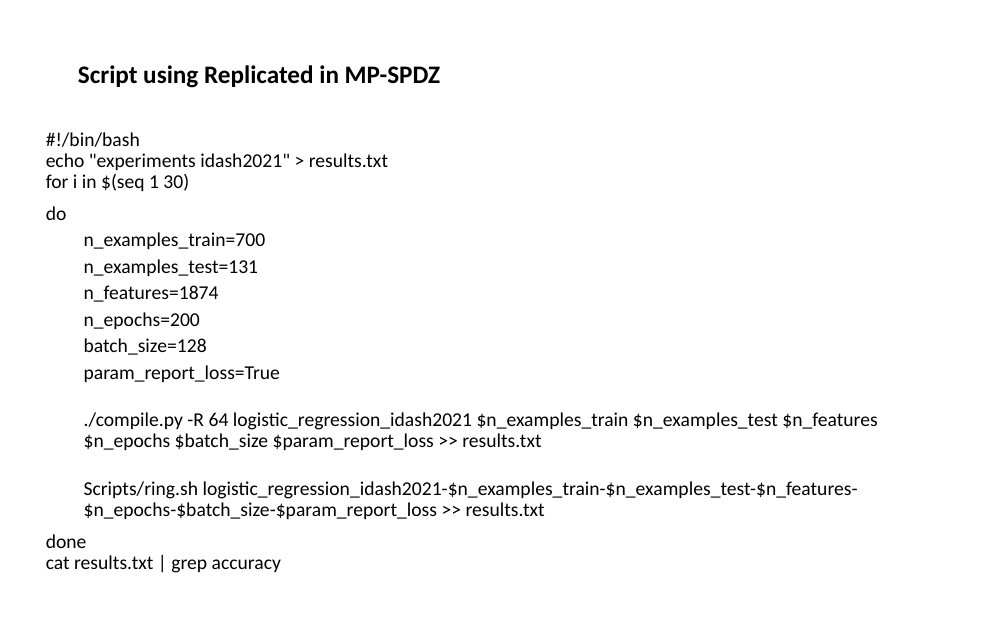
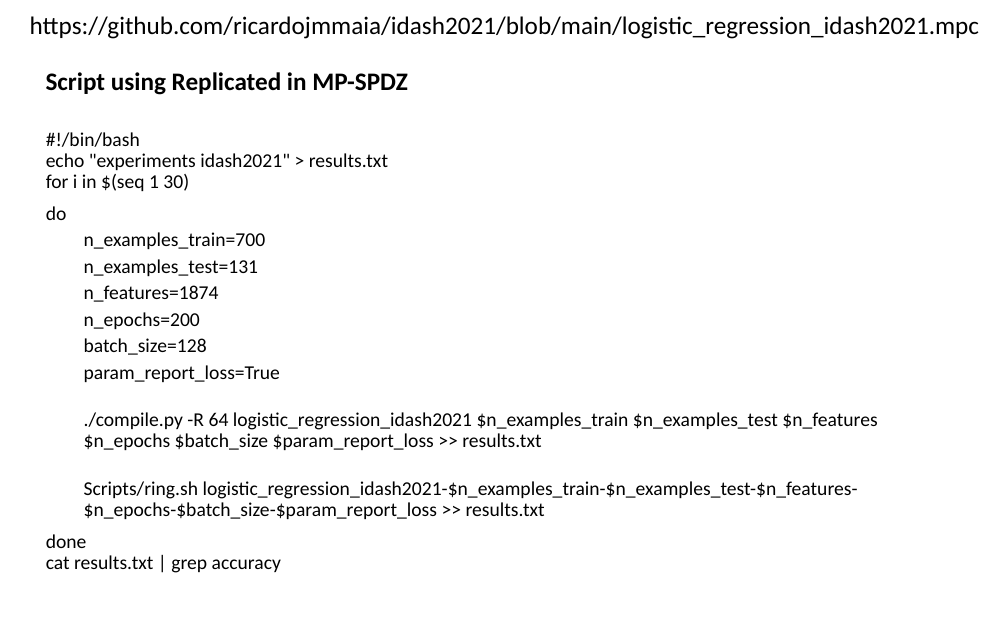
Before and after one commit to DavidByteBit/idash2021, a slide deck: slide 3 of idash2021.pptx (slide 5 before the commit). Drawn at 1008x630 pixels with LibreOffice and Linux fonts; fonts in the diff are those of the drawing. Boxes give left, top, right and bottom in pixels: in the first picture for what was removed or moved away, otherwise in the second. Text is boxed around its words. In the diff, an @@ line names an element or a change of style, - is before the commit and + after.

Commit message:
idash2021

```diff
--- a/idash2021.pptx
+++ b/idash2021.pptx
@@ text added at (30,16,979,430), 18 pt, text #000000 @@
+https://github.com/ricardojmmaia/idash2021/blob/main/logistic_regression_idash2021.mpc
@@ text "Script using Replicated in MP-SPDZ": place and size @@
-text "Script using Replicated in MP-SPDZ" at (78,65,440,88)
+text "Script using Replicated in MP-SPDZ" at (46,72,407,95)
```
Also in this commit, not shown: 7 other slides changed, 1 slide added.
